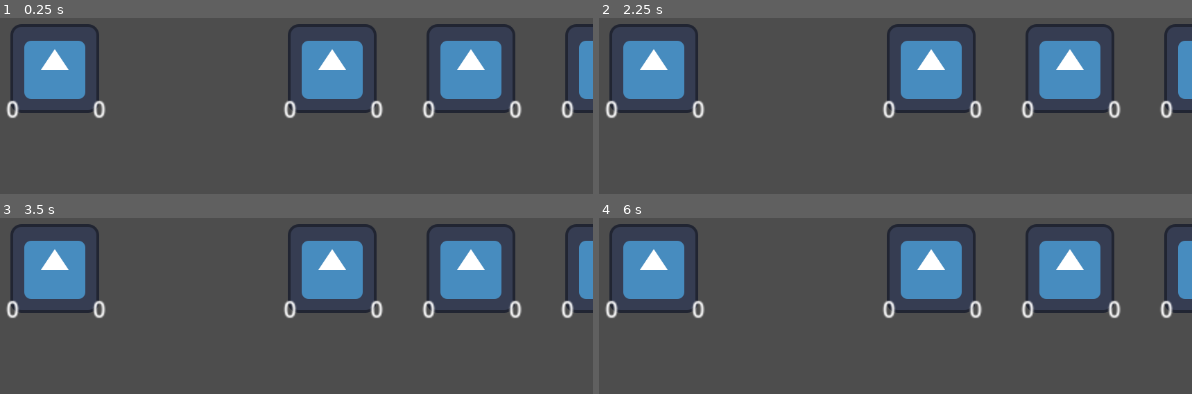
Above: before the commit, frames 1-4 (two rows, left to right).
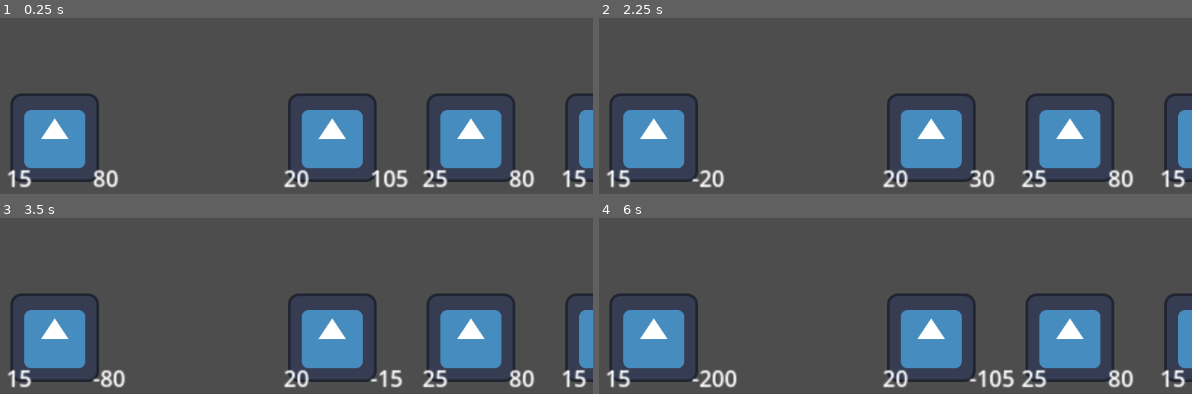
Above: after the commit, the same moments.

Repository: gknutson1/mass-effect-3
Game: Godot game, scene res://battle.tscn
Same seed, same stepped clock (60 frames per second), same inputs: the game is played once before the commit and once after it. The engine's default icon, where the game draws it, is replaced by a stand-in: a white triangle on a blue panel in a dark square.
Inputs:
- Up to frame 1 (0.25 s): no input
- Up to frame 2 (2.25 s): tap Enter at 1.25 s; tap Space at 2 s
- Up to frame 3 (3.5 s): no input
- Up to frame 4 (6 s): tap Enter at 5 s; tap Space at 5.75 s

The runs differ from the first frame. In frame 1, 29% of the frame differs, in the area x 1-100%, y 3-97%; in frame 2, 29%; in frame 3, 29%; in frame 4, 30%.
Error before the commit: Invalid access to property or key 'attack' on a base object of type 'Nil'. (res://BattleManager.gd:58)

Commit message:
Battling works again

Diff:
--- a/BattleManager.gd
+++ b/BattleManager.gd
@@ -13,46 +13,42 @@
 var character_asset = load("res://char.tscn")
 
 func _ready():
-	var char1 = character_asset.instantiate()
-	var char2 = character_asset.instantiate()
-	var char3 = character_asset.instantiate()
-	var char4 = character_asset.instantiate()
+	# Create characters
+	team1.append(create_character("Knight1", Character.class_options.KNIGHT, 120, 20, 10))
+	team1.append(create_character("Mage1", Character.class_options.MAGE, 80, 25, 5))
+	team1.append(create_character("Archer1", Character.class_options.ARCHER, 100, 15, 5))
 
-	add_child(char1)
-	add_child(char2)
-	add_child(char3)
-	add_child(char4)
+	team2.append(create_character("Archer2", Character.class_options.ARCHER, 100, 15, 5))
 
-	team2 = [char1]
-	team1 = [char2, char3, char4]
+	# Start battle
+	start_battle()
 
-	start_battle()
-	pass
+func create_character(name: String, class_option: Character.class_options, hp: int, atk: int, def: int) -> Node:
+	var new_char = character_asset.instantiate()
+	add_child(new_char)
+	new_char.initialize(name, class_option, hp, atk, def)
+	return new_char
 
 func start_battle():
+	# Position characters on the battlefield
 	for i in range(team1.size()):
-		var character = team1[i]
-		character.position = Vector2((i + 1) * 200, 0)
+		team1[i].position = Vector2((i + 1) * 200, 100)
 
 	for i in range(team2.size()):
-		var character = team2[i]
-		character.position = Vector2((i + 1) * -200, 0)
+		team2[i].position = Vector2((i + 1) * -200, 100)
 
+	# Simulate rounds
 	while can_battle():
 		fight_round()
 		await get_tree().create_timer(0.4).timeout
-	pass
 
 func can_battle() -> bool:
 	print("Can battle!")
 	return team1.size() > 0 && team2.size() > 0
 
 func fight_round():
-	var attacker1_obj = team1[0]
-	var attacker2_obj = team2[0]
-
-	var attacker1 = attacker1_obj.get_node("Character") as Character
-	var attacker2 = attacker2_obj.get_node("Character") as Character
+	var attacker1 = team1[0] as Character
+	var attacker2 = team2[0] as Character
 
 	print("Damage!")
 	attacker1.health -= attacker2.attack
--- a/Character.gd
+++ b/Character.gd
@@ -11,16 +11,22 @@
 var char_class: class_options
 
 @onready
-var health_label = get_node("../HealthLabel")
+var health_label = get_node("HealthLabel")
 @onready
-var attack_label = get_node("../AttackLabel")
+var attack_label = get_node("AttackLabel")
 
-func _init(char_name: String, char_class: class_options, health: int, attack: int, defense: int):
+func initialize(char_name: String, char_class: class_options, health: int, attack: int, defense: int):
 	self.char_name = char_name
 	self.char_class = char_class
 	self.health = health
 	self.attack = attack
 	self.defense = defense
+	update_labels()
+
+func update_labels():
+	if is_inside_tree():
+		health_label.text = str(health)
+		attack_label.text = str(attack)
 
 # Called when the node enters the scene tree for the first time.
 func _ready():
@@ -32,7 +38,3 @@
 func _process(delta):
 	update_labels()
 	pass
-
-func update_labels():
-	health_label.text = str(health)
-	attack_label.text = str(attack)
--- a/char.tscn
+++ b/char.tscn
@@ -4,12 +4,10 @@
 [ext_resource type="Texture2D" uid="uid://dx5qpn15tg871" path="res://icon.svg" id="1_wxr4k"]
 
 [node name="Char" type="Node2D"]
+script = ExtResource("1_24uo5")
 
 [node name="Sprite2D" type="Sprite2D" parent="."]
 texture = ExtResource("1_wxr4k")
-
-[node name="Character" type="Node" parent="."]
-script = ExtResource("1_24uo5")
 
 [node name="HealthLabel" type="Label" parent="."]
 offset_left = 55.0
